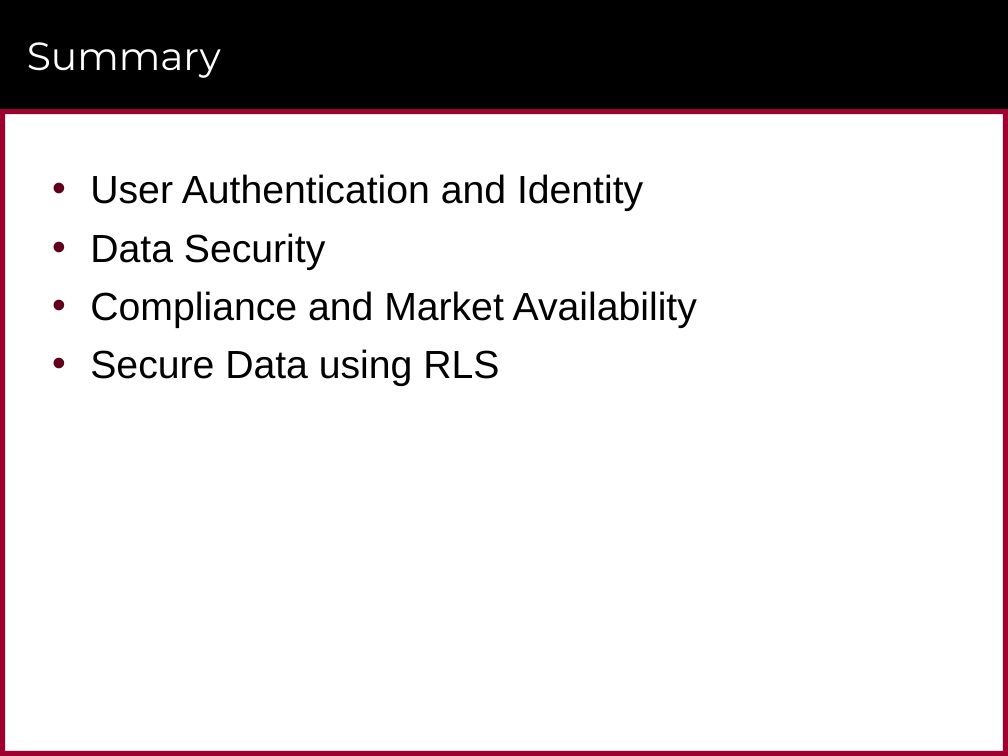
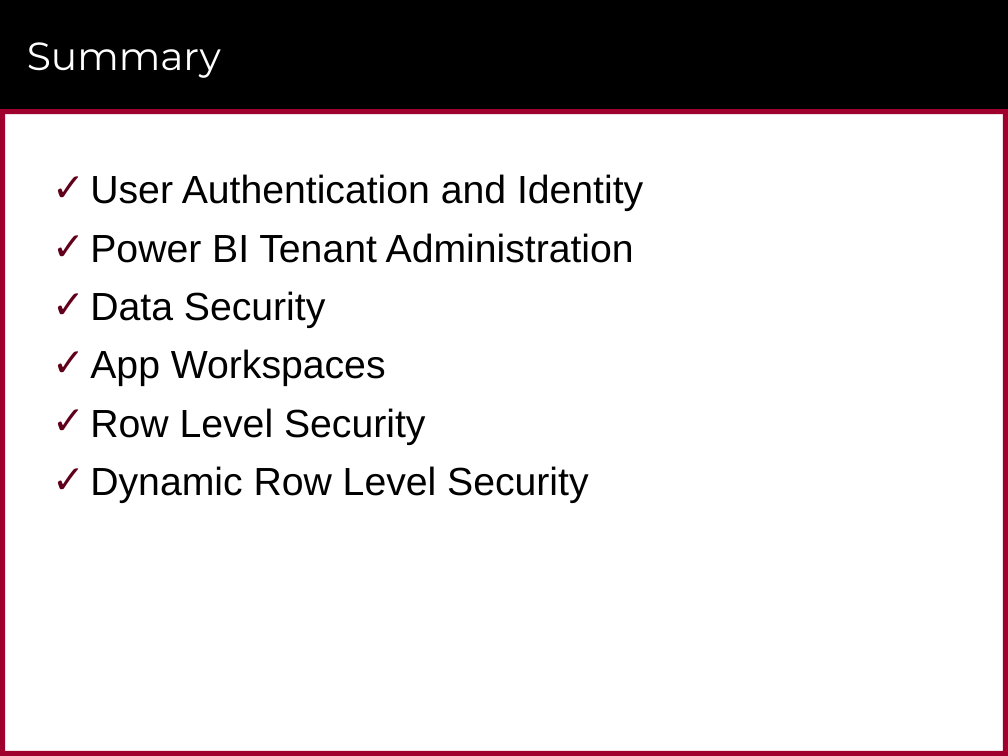
Before and after one commit to CriticalPathTraining/Summit2017, a slide deck: slide 45 of Power BI Security Best Practices.pptx (slide 35 before the commit). Drawn at 1008x756 pixels with LibreOffice and Linux fonts; fonts in the diff are those of the drawing; background and template pictures are left out. Boxes give left, top, right and bottom in pixels: in the first picture for what was removed or moved away, otherwise in the second. Text is boxed around its words. In the diff, an @@ line names an element or a change of style, - is before the commit and + after.

```diff
--- a/Power BI Security Best Practices.pptx
+++ b/Power BI Security Best Practices.pptx
@@ text at (90, 174, 643, 328): bullet • to ✓ @@
@@ text at (90, 233, 634, 263): paragraph added @@
+✓ Power BI Tenant Administration
@@ text at (90, 349, 588, 503): text changed @@
-• Compliance and Market Availability
-• Secure Data using RLS
+✓ App Workspaces
+✓ Row Level Security
+✓ Dynamic Row Level Security
```
Also in this commit, not shown: 20 other slides changed, 18 slides added, 7 slides removed, 1 other file.
